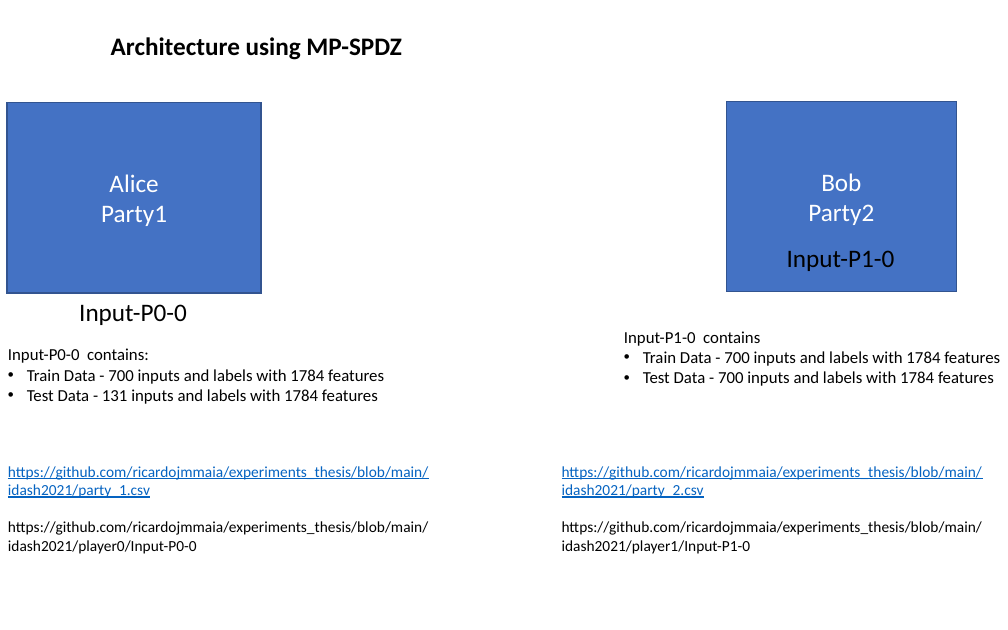
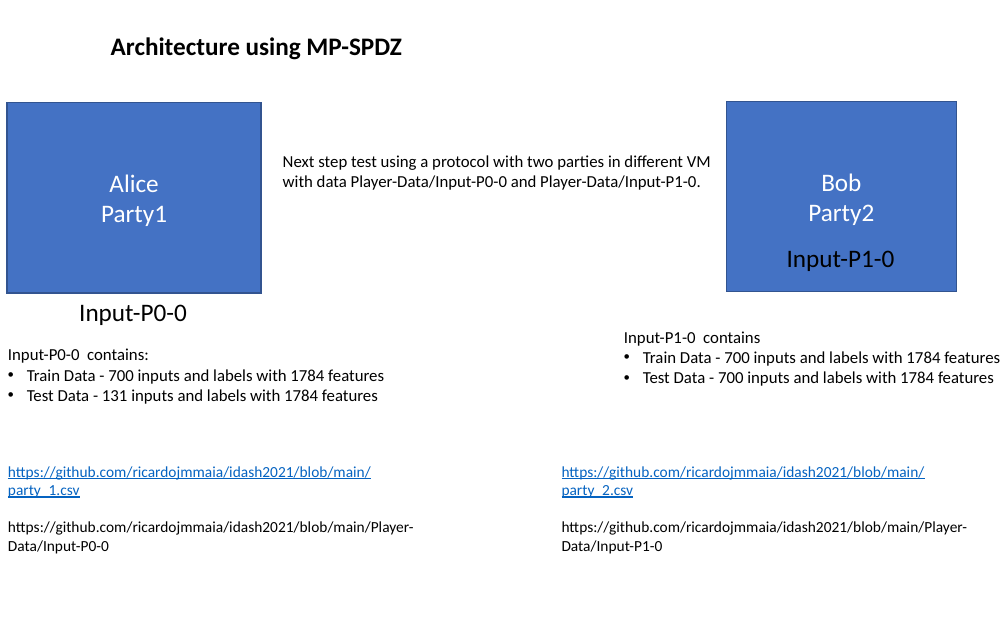
Before and after one commit to DavidByteBit/idash2021, a slide deck: slide 2 of idash2021.pptx (slide 1 before the commit). Drawn at 1008x630 pixels with LibreOffice and Linux fonts; fonts in the diff are those of the drawing. Boxes give left, top, right and bottom in pixels: in the first picture for what was removed or moved away, otherwise in the second. Text is boxed around its words. In the diff, an @@ line names an element or a change of style, - is before the commit and + after.

Commit message:
idash2021

```diff
--- a/idash2021.pptx
+++ b/idash2021.pptx
@@ text added at (283,155,711,190), 12 pt, text #000000 @@
+Next step test using a protocol with two parties in different VM with data Player-Data/Input-P0-0 and Player-Data/Input-P1-0.
@@ text at (8,466,414,554): text changed @@
-https://github.com/ricardojmmaia/experiments_thesis/blob/main/idash2021/party_1.csv
-https://github.com/ricardojmmaia/experiments_thesis/blob/main/idash2021/player0/Input-P0-0
+https://github.com/ricardojmmaia/idash2021/blob/main/party_1.csv
+https://github.com/ricardojmmaia/idash2021/blob/main/Player-Data/Input-P0-0
@@ text at (562,466,968,554): text changed @@
-https://github.com/ricardojmmaia/experiments_thesis/blob/main/idash2021/party_2.csv
-https://github.com/ricardojmmaia/experiments_thesis/blob/main/idash2021/player1/Input-P1-0
+https://github.com/ricardojmmaia/idash2021/blob/main/party_2.csv
+https://github.com/ricardojmmaia/idash2021/blob/main/Player-Data/Input-P1-0
```
Also in this commit, not shown: 7 other slides changed, 1 slide added.
